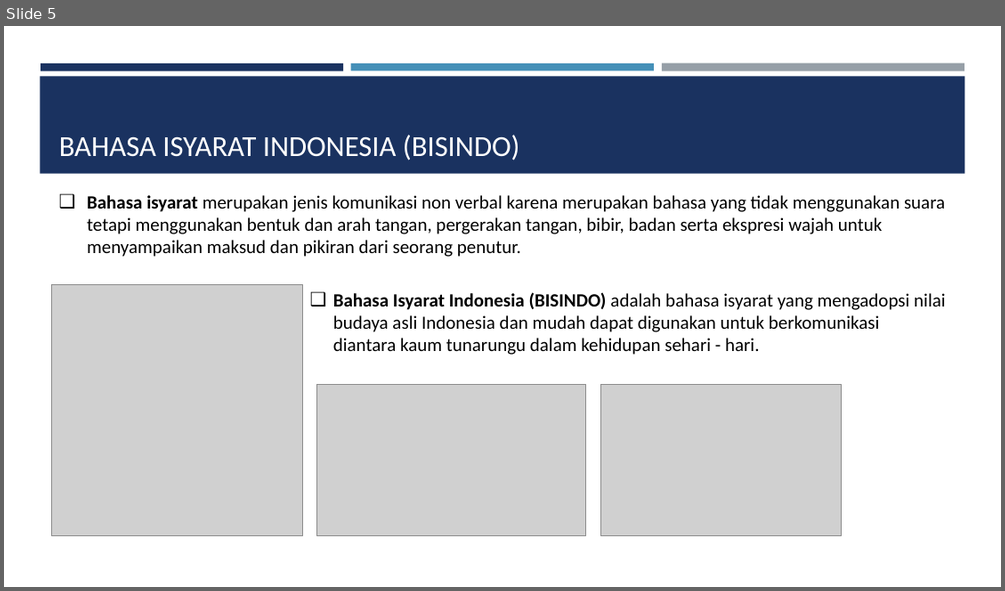
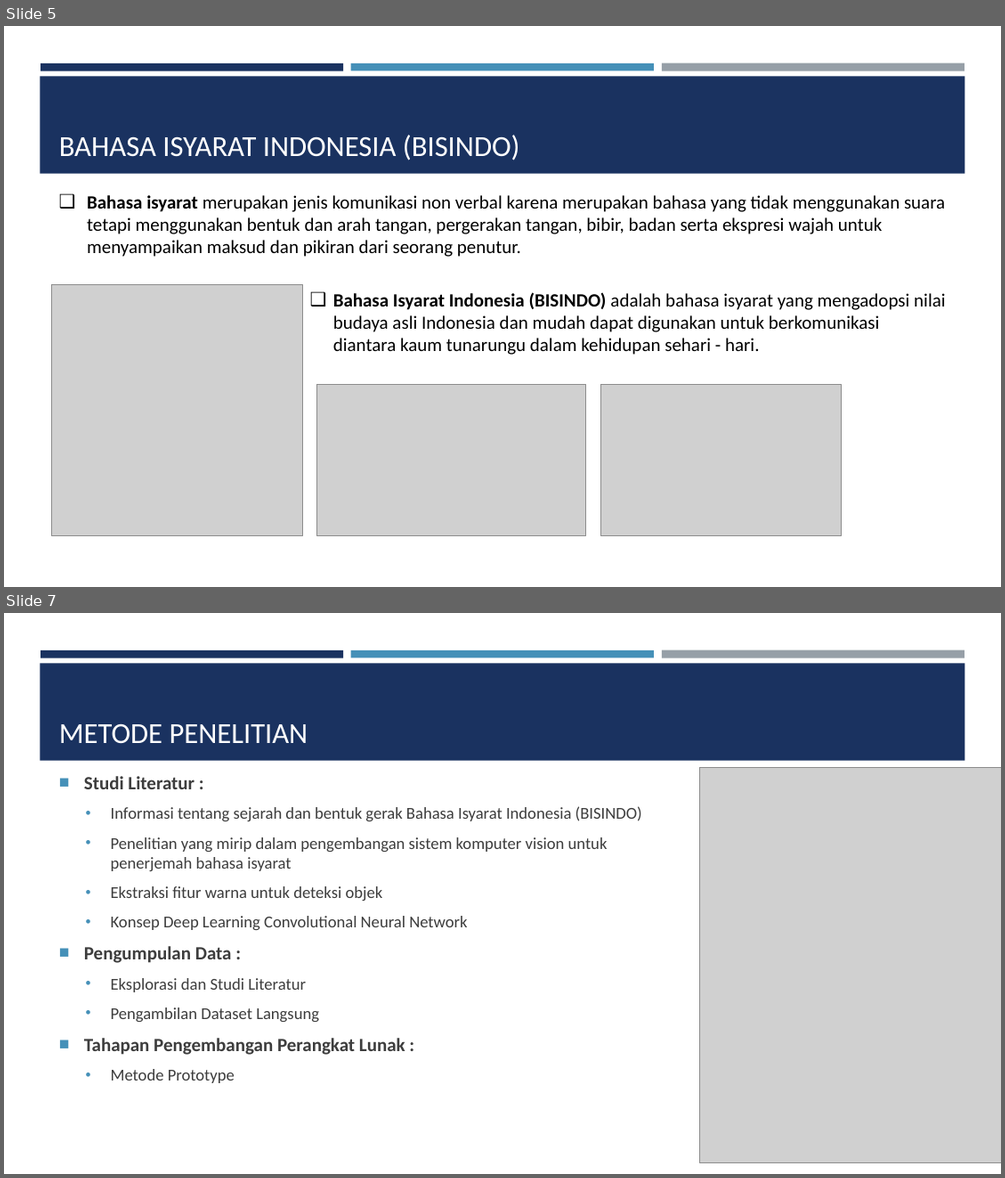
Before and after one commit to palindungan/SignLanguage, a slide deck: literature/konsep pribadi/Presentation1.pptx. Shown one above the other, each under a label of ours: slide 5 before the commit, slides 5 and 7 after it; the slides between them are not shown. The pictures are 1005x591 and 1005x1178 pixels, drawn with LibreOffice and Linux fonts; fonts in the diff are those of the drawing; grey boxes stand for pictures. Boxes give left, top, right and bottom in pixels: in the first picture for what was removed or moved away, otherwise in the second. Text is boxed around its words. In the diff, an @@ line names an element or a change of style, - is before the commit and + after.

```diff
--- a/literature/konsep pribadi/Presentation1.pptx
+++ b/literature/konsep pribadi/Presentation1.pptx
@@ slide 7 added at (4, 613, 1001, 1174), background #FFFFFF; not listed: 4 template elements that a slide beside it also shows @@
@@ title added at (59, 724, 308, 744), 28 pt, text #FFFFFF @@
+METODE PENELITIAN
@@ picture added at (700, 767, 1001, 1163) @@
@@ text added at (84, 776, 642, 1083), 16 pt, text #3D3D3D @@
+■ Studi Literatur :
+  • Informasi tentang sejarah dan bentuk gerak Bahasa Isyarat Indonesia (BISINDO)
+  • Penelitian yang mirip dalam pengembangan sistem komputer vision untuk penerjemah bahasa isyarat
+  • Ekstraksi fitur warna untuk deteksi objek
+  • Konsep Deep Learning Convolutional Neural Network
+■ Pengumpulan Data :
+  • Eksplorasi dan Studi Literatur
+  • Pengambilan Dataset Langsung
+■ Tahapan Pengembangan Perangkat Lunak :
+  • Metode Prototype
```
Also in this commit, not shown: 1 slide changed, 4 other slides added, 3 slides removed, 1 other file.
